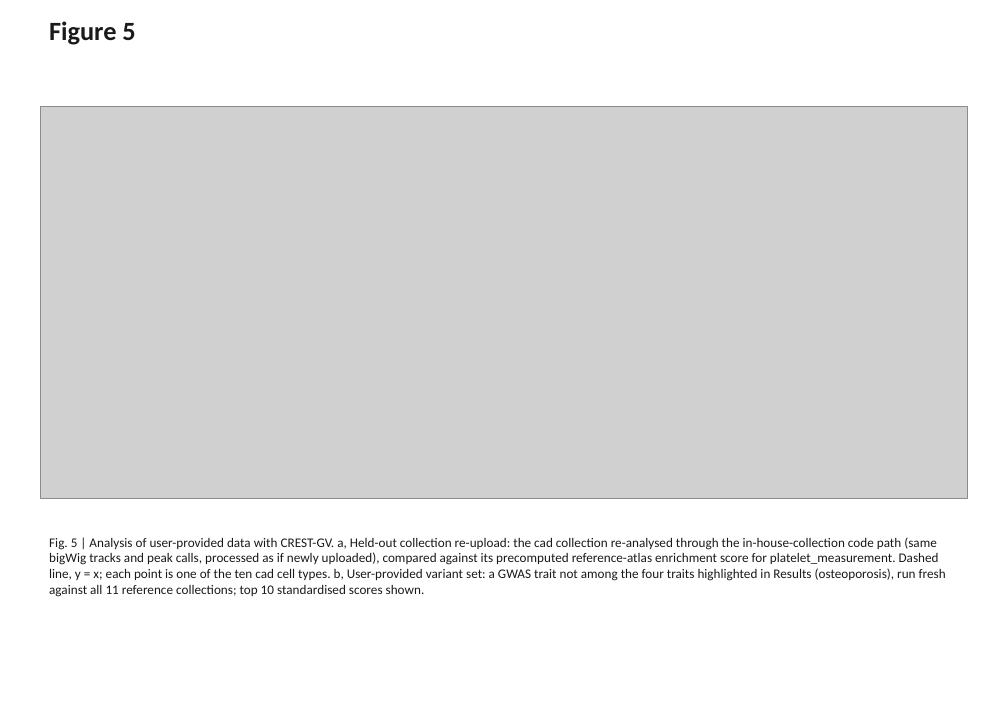
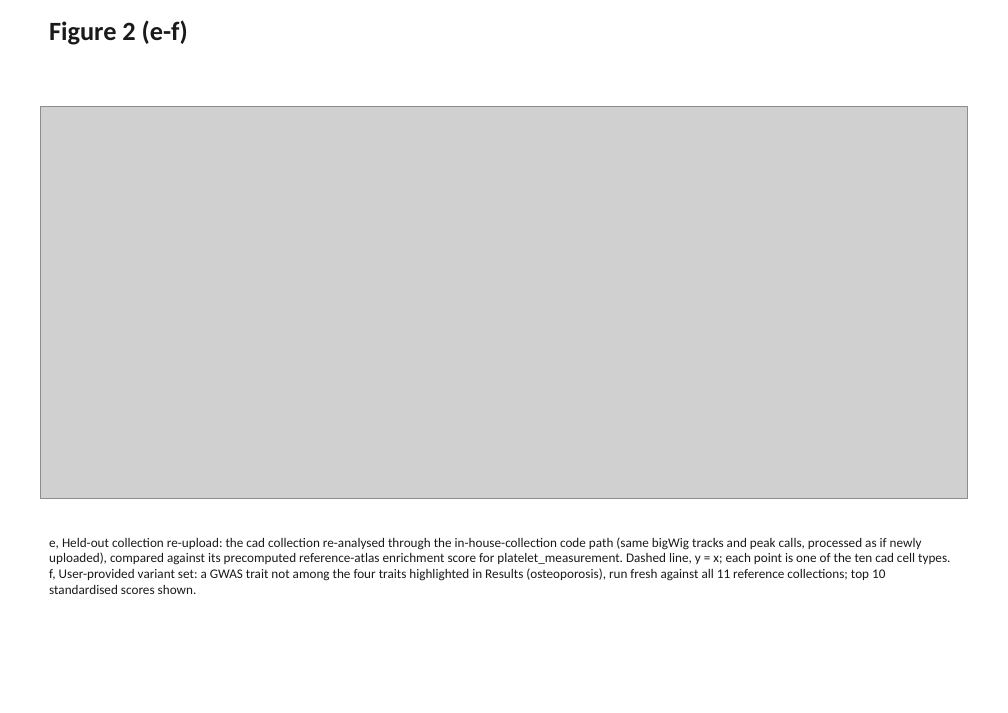
Before and after one commit to Genome-Function-Initiative-Oxford/CREST-GV, a slide deck: slide 5 of paper_analysis/figures/CREST-GV_main_figures.pptx. Drawn at 1008x713 pixels with LibreOffice and Linux fonts; fonts in the diff are those of the drawing; grey boxes stand for pictures. Boxes give left, top, right and bottom in pixels: in the first picture for what was removed or moved away, otherwise in the second. Text is boxed around its words. In the diff, an @@ line names an element or a change of style, - is before the commit and + after.

```diff
--- a/paper_analysis/figures/CREST-GV_main_figures.pptx
+++ b/paper_analysis/figures/CREST-GV_main_figures.pptx
@@ text at (49, 20, 188, 45): text changed @@
-Figure 5
+Figure 2 (e-f)
@@ text at (49, 537, 950, 594): text changed @@
-Fig. 5 | Analysis of user-provided data with CREST-GV. a, Held-out collection re-upload: the cad collection re-analysed through the in-house-collection code path (same bigWig tracks and peak calls, processed as if newly uploaded), compared against its precomputed reference-atlas enrichment score for platelet_measurement. Dashed line, y = x; each point is one of the ten cad cell types. b, User-provided variant set: a GWAS trait not among the four traits highlighted in Results (osteoporosis), run fresh against all 11 reference collections; top 10 standardised scores shown.
+e, Held-out collection re-upload: the cad collection re-analysed through the in-house-collection code path (same bigWig tracks and peak calls, processed as if newly uploaded), compared against its precomputed reference-atlas enrichment score for platelet_measurement. Dashed line, y = x; each point is one of the ten cad cell types. f, User-provided variant set: a GWAS trait not among the four traits highlighted in Results (osteoporosis), run fresh against all 11 reference collections; top 10 standardised scores shown.
```
Also in this commit, not shown: 4 other slides changed, 13 other files.
